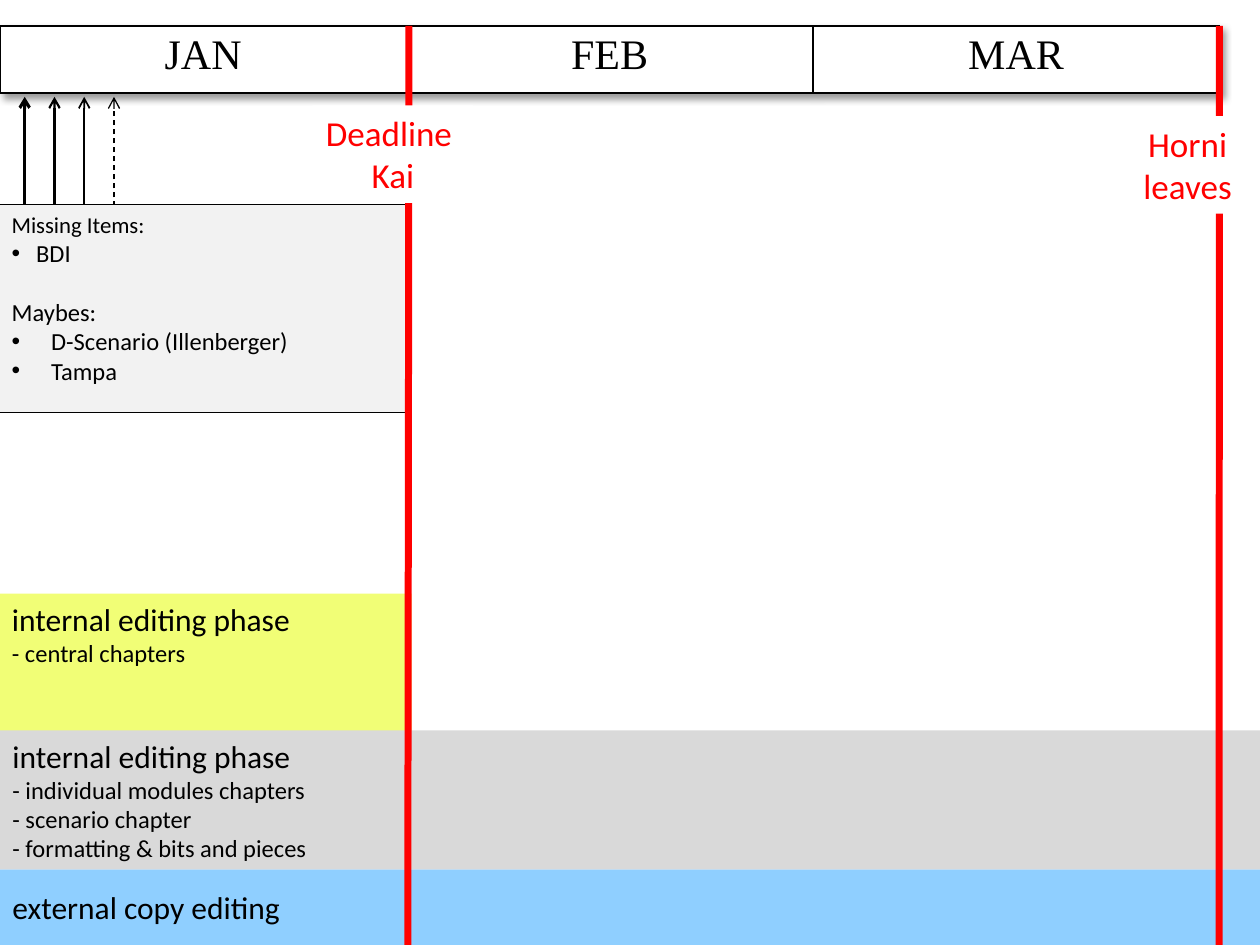
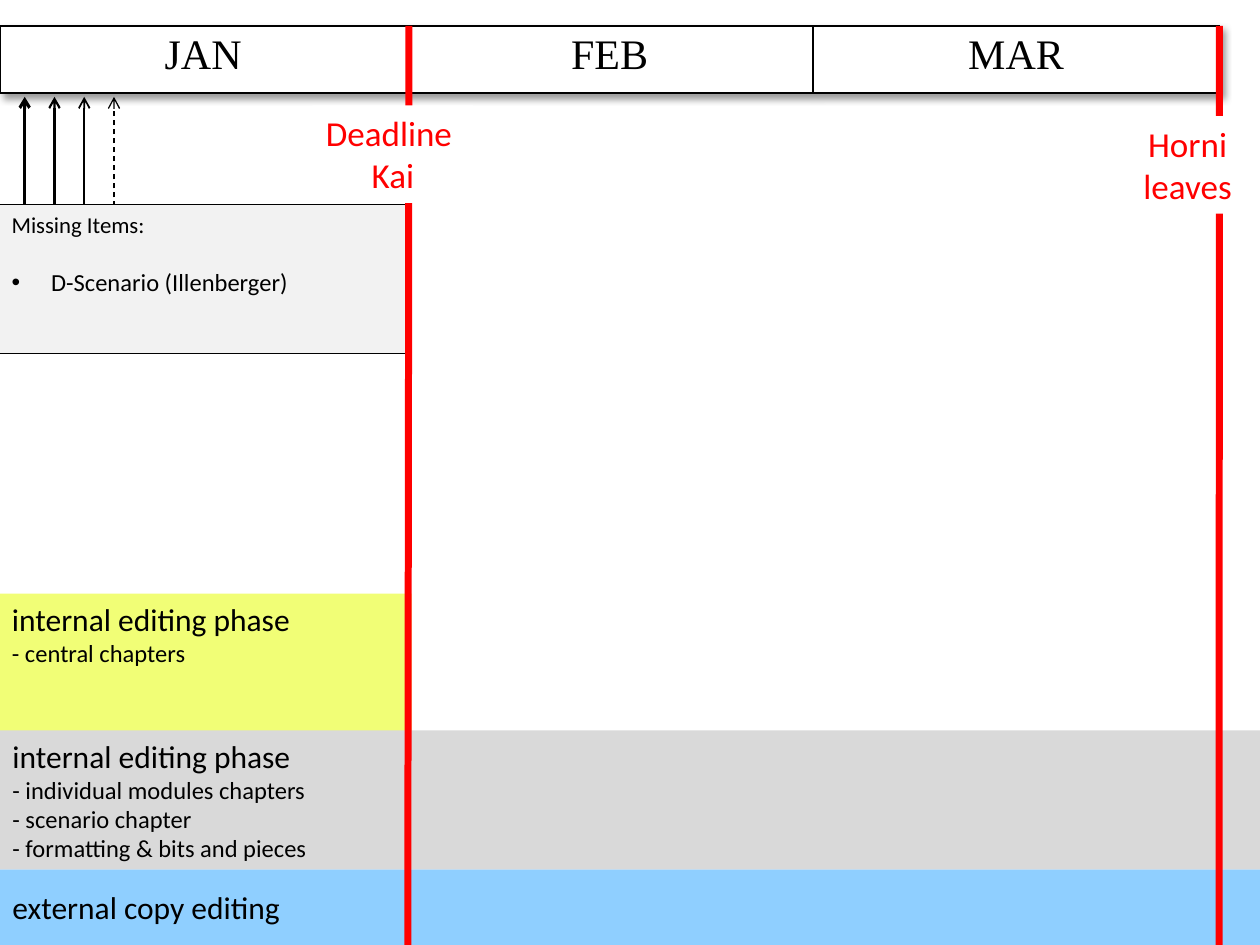
Before and after one commit to sashigurram/book, a slide deck: slide 1 of admin/timeline.pptx. Drawn at 1260x945 pixels with LibreOffice and Linux fonts; fonts in the diff are those of the drawing. Boxes give left, top, right and bottom in pixels: in the first picture for what was removed or moved away, otherwise in the second. Text is boxed around its words. In the diff, an @@ line names an element or a change of style, - is before the commit and + after.

```diff
--- a/admin/timeline.pptx
+++ b/admin/timeline.pptx
@@ rectangle "Missing Items:": place and size @@
-rectangle "Missing Items:" at box(0, 204, 407, 412)
+rectangle "Missing Items:" at box(0, 204, 407, 353)
@@ text in rectangle at box(12, 246, 97, 325): paragraphs removed @@
-• BDI
-Maybes:
@@ text in rectangle at box(51, 364, 117, 384): paragraph removed @@
-• Tampa
```
